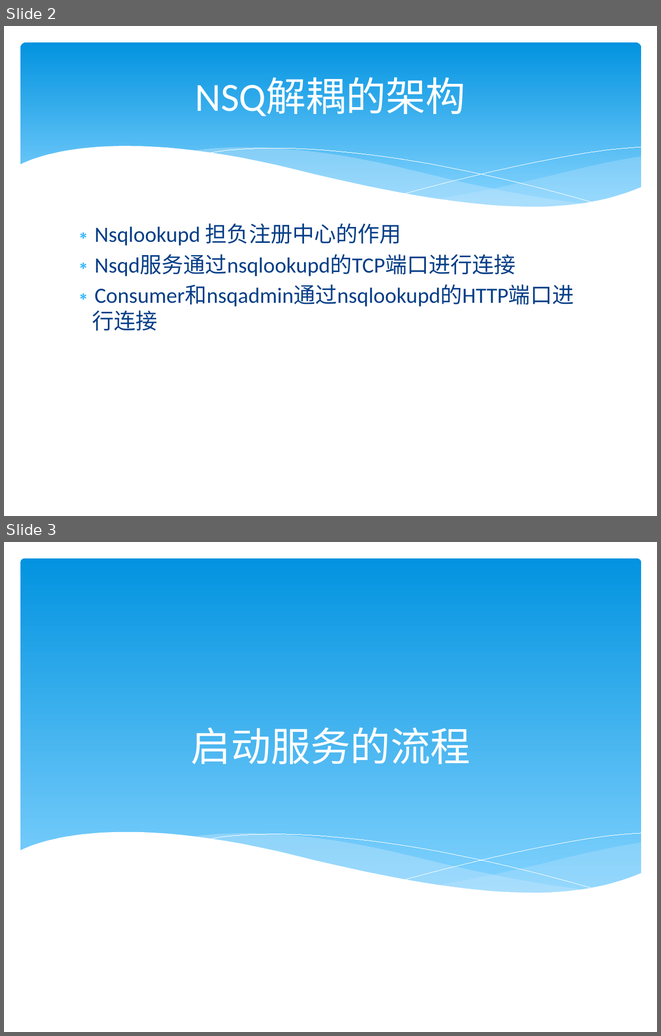
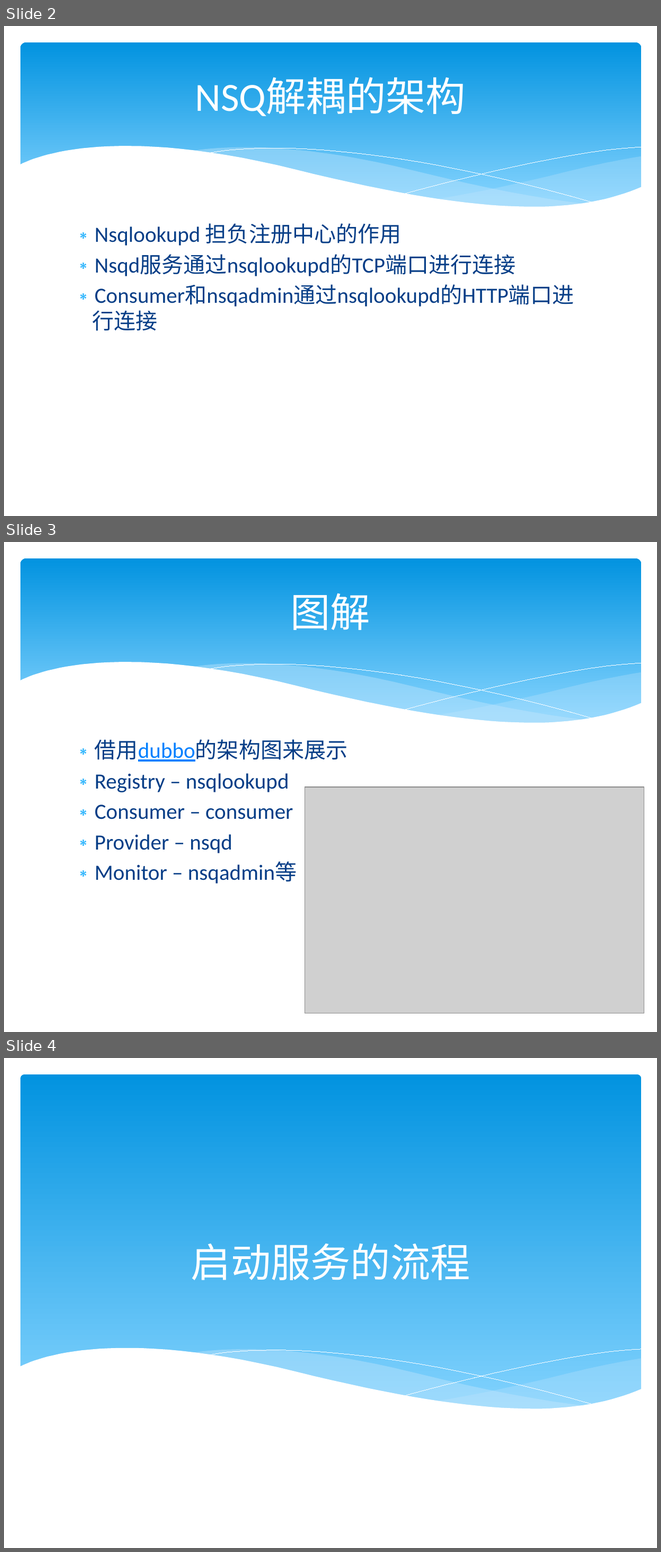
Before and after one commit to HappyTechGroup/share-material, a slide deck: 3rd-phase/分布式消息队列2.pptx. Shown one above the other, each under a label of ours: slides 2 and 3 before the commit, slides 2, 3 and 4 after it. The pictures are 661x1036 and 661x1552 pixels, drawn with LibreOffice and Linux fonts; fonts in the diff are those of the drawing; grey boxes stand for pictures. Boxes give left, top, right and bottom in pixels: in the first picture for what was removed or moved away, otherwise in the second. Text is boxed around its words. In the diff, an @@ line names an element or a change of style, - is before the commit and + after.

```diff
--- a/3rd-phase/分布式消息队列2.pptx
+++ b/3rd-phase/分布式消息队列2.pptx
@@ slide 3 added at (x1=4, y1=542, x2=657, y2=1032), background #FFFFFF; not listed: 6 template elements that a slide beside it also shows @@
@@ title added at (x1=291, y1=593, x2=371, y2=630), 44 pt, text #FFFFFF @@
+图解
@@ text added at (x1=95, y1=739, x2=348, y2=883), 24 pt, text #073E87 @@
+∗ 借用dubbo的架构图来展示
+∗ Registry – nsqlookupd
+∗ Consumer – consumer
+∗ Provider – nsqd
+∗ Monitor – nsqadmin等
@@ picture added at (x1=305, y1=787, x2=645, y2=1013) @@
@@ what was slide 3 is now slide 4 @@
```
Also in this commit, not shown: 1 slide changed, 1 other slide added, 3 other files.
